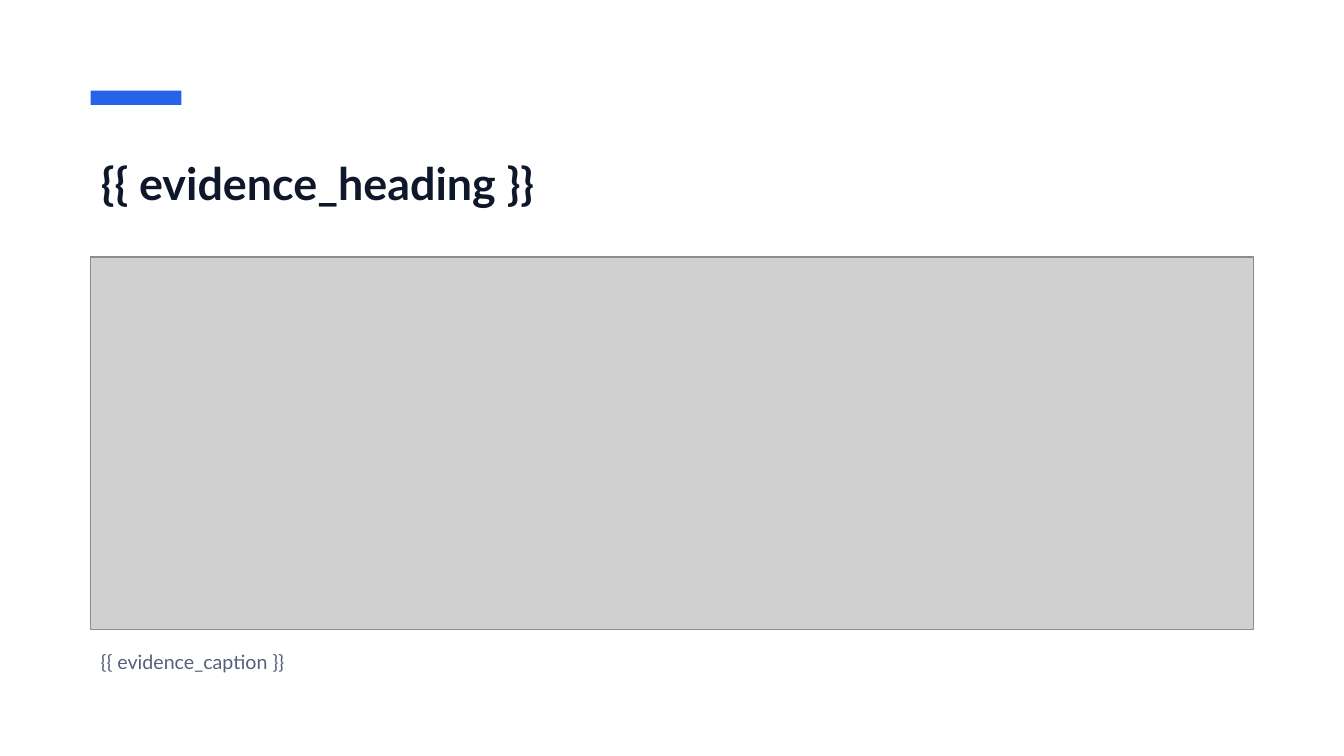
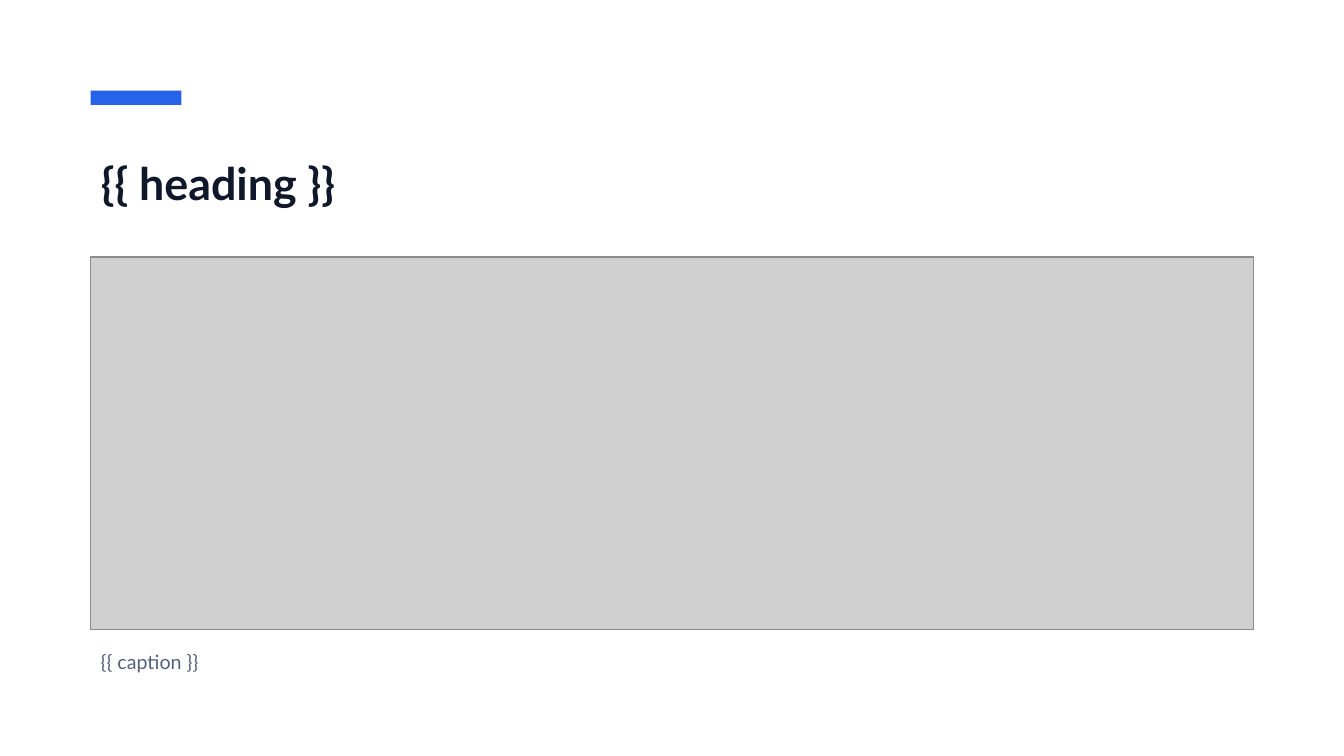
Before and after one commit to DolfusNegunda/doc_skills, a slide deck: slide 11 of building-document-templates/registry/_builtin/exec_update/template.pptx (slide 4 before the commit). Drawn at 1344x756 pixels with LibreOffice and Linux fonts; fonts in the diff are those of the drawing; grey boxes stand for pictures. Boxes give left, top, right and bottom in pixels: in the first picture for what was removed or moved away, otherwise in the second. Text is boxed around its words. In the diff, an @@ line names an element or a change of style, - is before the commit and + after.

```diff
--- a/building-document-templates/registry/_builtin/exec_update/template.pptx
+++ b/building-document-templates/registry/_builtin/exec_update/template.pptx
@@ title at (139,166,297,208): text changed @@
-{{ evidence_heading }}
+{{ heading }}
@@ text at (117,655,181,673): text changed @@
-{{ evidence_caption }}
+{{ caption }}
```
Also in this commit, not shown: 3 other slides changed, 10 slides added, 3 slides removed, 13 other files.
